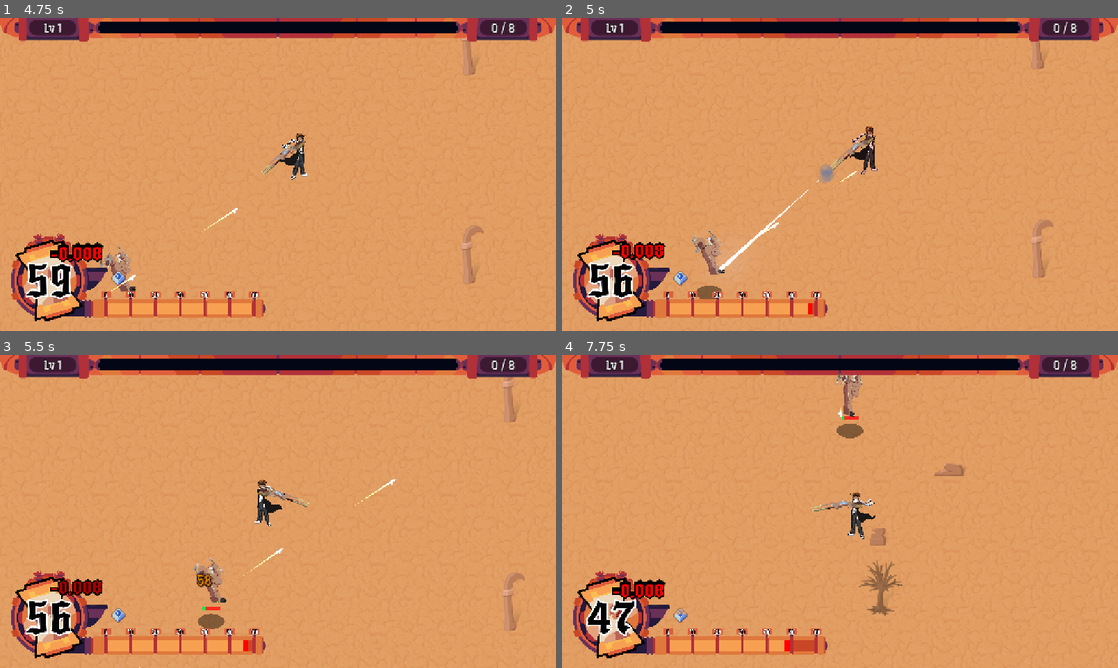
Above: before the commit, frames 1-4 (two rows, left to right).
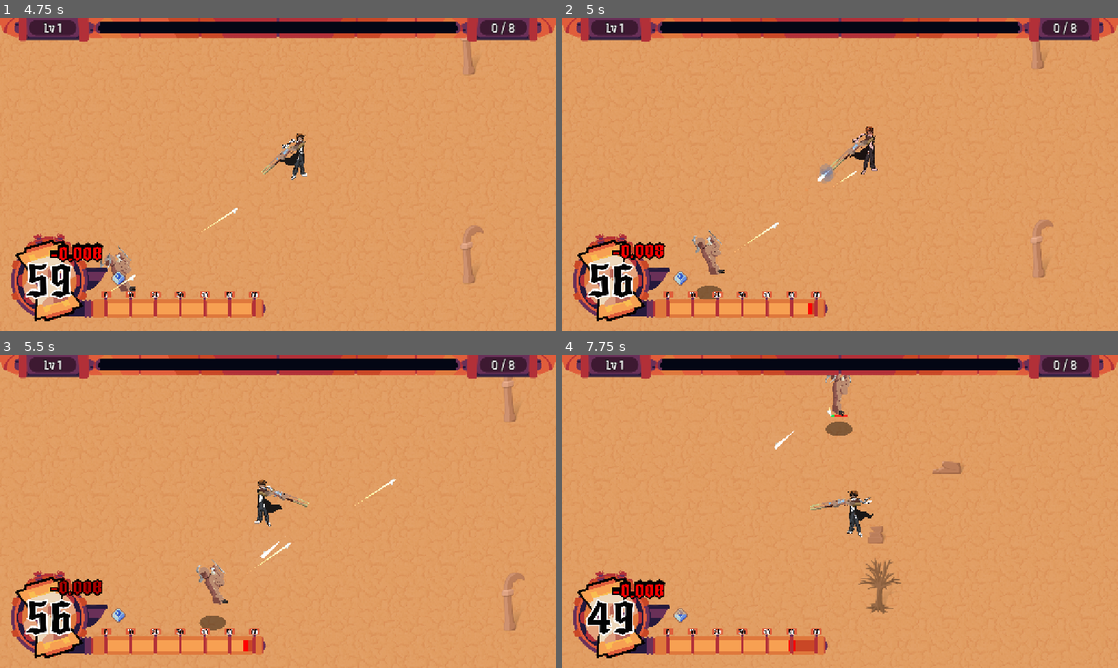
Above: after the commit, the same moments.

Repository: chiefpat450119/GMTK-2026
Game: Godot game, scene res://scenes/main.tscn
Same seed, same stepped clock (60 frames per second), same inputs: the game is played once before the commit and once after it. The engine's default icon, where the game draws it, is replaced by a stand-in: a white triangle on a blue panel in a dark square.
Inputs (mouse positions are in pixels of both pictures, inside the frame that each line leads up to):
- Up to frame 1 (4.75 s): tap Enter at 0.5 s; move the mouse to (400, 158) at 0.52 s; press the mouse at (400, 158) at 0.53 s; hold D (Right) 0.53-1.25 s; release the mouse at (400, 158) at 1.25 s; drag from (166, 190) to (250, 237) at 1.27 s; click "Play" at 2 s; move the mouse to (333, 105) at 2.77 s; press the mouse at (333, 105) at 2.78 s; hold D (Right) 2.78-3.5 s; release the mouse at (333, 105) at 3.5 s; click "Rail Gun" at 3.5 s; drag from (250, 237) to (105, 315) at 4.27 s
- Up to frame 2 (5 s): no input
- Up to frame 3 (5.5 s): move the mouse to (444, 558) at 5.02 s; press the mouse at (444, 558) at 5.03 s; hold A (Left) from 5.03 s (still down); tap O at 5.1 s
- Up to frame 4 (7.75 s): release A (Left) at 5.75 s; release the mouse at (1006, 558) at 5.75 s; drag from (673, 464) to (967, 492) at 5.77 s; move the mouse to (867, 511) at 6.52 s; press the mouse at (867, 511) at 6.53 s; hold S (Down) 6.53-7.25 s; tap Shift (Dash) at 6.6 s; release the mouse at (867, 511) at 7.25 s; drag from (756, 433) to (728, 527) at 7.27 s

Frame 1 is identical in both runs. In frame 2, 0.2% of the frame differs, in the area x 28-49%, y 48-82%; in frame 3, 0.5%; in frame 4, 2.1%, in the area x 4-73%, y 6-95%.

Commit message:
gun tweaks

Diff:
--- /dev/null
+++ b/scenes/entities/projectiles/shotgun_projectile.tscn
@@ -0,0 +1,27 @@
+[gd_scene format=3 uid="uid://dtligj7sqmy3x"]
+
+[ext_resource type="Script" uid="uid://cv2es8eidtixv" path="res://scenes/entities/projectiles/projectile.gd" id="1_3dynt"]
+[ext_resource type="Texture2D" uid="uid://db6ebmmlc3gbo" path="res://assets/bullets/bullet1.png" id="2_e7j3y"]
+[ext_resource type="Script" uid="uid://4oq4rab4kkom" path="res://components/damage_number_popup_component.gd" id="3_uydx3"]
+[ext_resource type="PackedScene" uid="uid://ctroey3a5nb8" path="res://scenes/entities/projectiles/damage_number.tscn" id="4_6d4aj"]
+
+[sub_resource type="CircleShape2D" id="CircleShape2D_proj"]
+
+[node name="Projectile" type="Area2D" unique_id=1243975335 node_paths=PackedStringArray("damage_popup")]
+collision_layer = 4
+collision_mask = 8
+script = ExtResource("1_3dynt")
+speed = 1000.0
+lifetime = 0.3
+damage_popup = NodePath("DamagePopupComponent")
+
+[node name="Sprite2D" type="Sprite2D" parent="." unique_id=1036717662]
+scale = Vector2(0.625, 0.625)
+texture = ExtResource("2_e7j3y")
+
+[node name="CollisionShape2D" type="CollisionShape2D" parent="." unique_id=1243975336]
+shape = SubResource("CircleShape2D_proj")
+
+[node name="DamagePopupComponent" type="Node" parent="." unique_id=949591978]
+script = ExtResource("3_uydx3")
+damage_number = ExtResource("4_6d4aj")
--- a/scenes/entities/weapons/railgun.gd
+++ b/scenes/entities/weapons/railgun.gd
@@ -21,6 +21,8 @@
 
 var cur_charge_amt : float = 0.0
 var is_charging : bool = false
+
+@export var base_speed := 200
 
 # The sound lives on the SFX autoload, not on this node, so nothing stops it if
 # the run is torn down mid-charge — it would hold that note over the menus.
@@ -97,7 +99,7 @@
 
 	can_fire = false
 	var projectile : Projectile = projectile_scene.instantiate()
-	projectile.speed = projectile_speed
+	projectile.speed = calc_speed(charge)
 	projectile.trail_settings = projectile_trail
 	get_tree().current_scene.add_child(projectile)
 	var shot_spread := shot_spread_stat.current_val(base_spread)
@@ -123,3 +125,7 @@
 	await get_tree().create_timer(fire_cooldown_stat.current_val(base_fire_cooldown)).timeout
 	can_fire = true
 	SFX.play(reload_sfx)
+
+
+func calc_speed(charge: float):
+	return base_speed + pow(charge, 2) * (projectile_speed - base_speed) / pow(max_charge_amount, 2)
--- a/scenes/entities/weapons/shotgun.gd
+++ b/scenes/entities/weapons/shotgun.gd
@@ -2,3 +2,24 @@
 extends Gun
 
 # Firing a spread is just Gun with projectile_count > 1; see shotgun.tscn.
+
+func _spawn_projectile() -> void:
+	var projectile : Projectile = projectile_scene.instantiate()
+	projectile.speed = get_speed(projectile_speed)
+	projectile.trail_settings = projectile_trail
+
+	# Parented to the scene, not the gun, so shots keep flying independently of
+	# what the gun does after firing.
+	get_tree().current_scene.add_child(projectile)
+
+	var shot_spread := shot_spread_stat.current_val(base_spread)
+	projectile.launch(
+		projectile_spawn_point.global_position,
+		global_rotation + deg_to_rad(randf_range(-shot_spread, shot_spread)),
+		Projectile.Team.PLAYER,
+		damage_stat.current_val(base_damage),
+		base_penetration,
+	)
+
+func get_speed(base: float) -> float:
+	return base - (base * randf() * 0.4)
--- a/scenes/entities/weapons/shotgun.tscn
+++ b/scenes/entities/weapons/shotgun.tscn
@@ -5,8 +5,8 @@
 [ext_resource type="Resource" uid="uid://sqhjwk7e6goh" path="res://resources/stats/player_stats/player_damage_stat.tres" id="2_nc227"]
 [ext_resource type="Resource" uid="uid://du1e8ddp0oyhi" path="res://resources/stats/player_stats/player_fire_cooldown_stat.tres" id="3_hyjqx"]
 [ext_resource type="Resource" uid="uid://itxxgy1mnmef" path="res://resources/stats/player_stats/player_shot_spread_stat.tres" id="4_5lrpp"]
-[ext_resource type="PackedScene" uid="uid://cq8c1vnhfjykf" path="res://scenes/entities/projectiles/projectile.tscn" id="5_1hj3y"]
 [ext_resource type="Resource" uid="uid://btmnp0s0wl3jj" path="res://resources/stats/player_stats/player_shot_cost_stat.tres" id="5_nc227"]
+[ext_resource type="PackedScene" uid="uid://dtligj7sqmy3x" path="res://scenes/entities/projectiles/shotgun_projectile.tscn" id="7_1hj3y"]
 [ext_resource type="Texture2D" uid="uid://b603kdu3cjyds" path="res://assets/guns/shotgun.png" id="8_hyjqx"]
 [ext_resource type="Resource" uid="uid://ctrailsg0001" path="res://resources/trails/shotgun_trail.tres" id="9_trlsg"]
 [ext_resource type="PackedScene" uid="uid://cmu00lefx0001" path="res://scenes/effects/muzzle_flash.tscn" id="10_mflash"]
@@ -18,13 +18,13 @@
 hold_offset = Vector2(0, 15)
 base_damage = 8.0
 base_fire_cooldown = 1.0
-base_spread = 15.0
+base_spread = 25.0
 base_cost = 1.0
 damage_stat = ExtResource("2_nc227")
 fire_cooldown_stat = ExtResource("3_hyjqx")
 shot_spread_stat = ExtResource("4_5lrpp")
 shot_cost_stat = ExtResource("5_nc227")
-projectile_scene = ExtResource("5_1hj3y")
+projectile_scene = ExtResource("7_1hj3y")
 projectile_spawn_point = NodePath("Sprite2D/Projectile Spawn Point")
 projectile_trail = ExtResource("9_trlsg")
 projectile_count = 10
